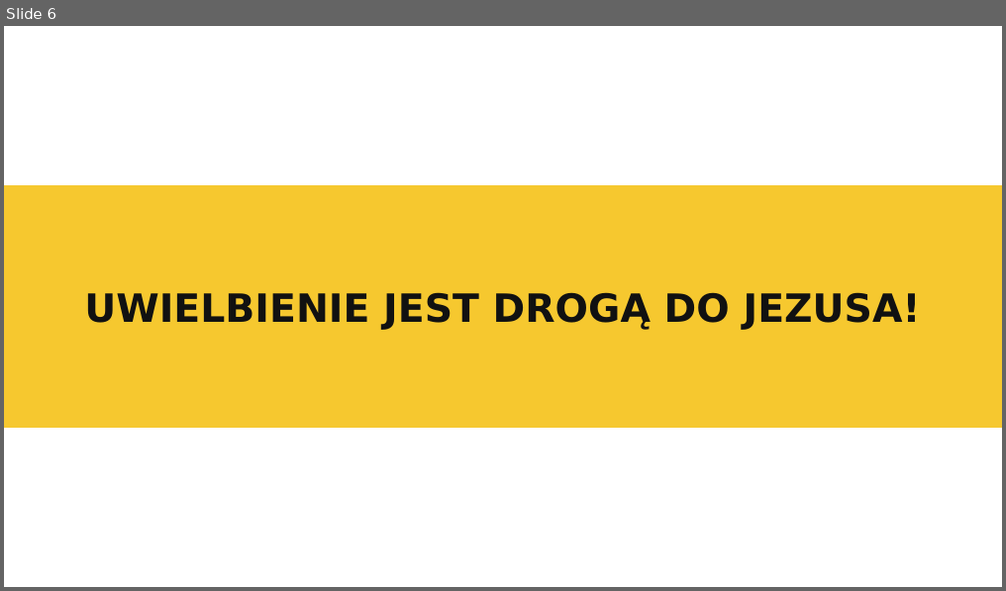
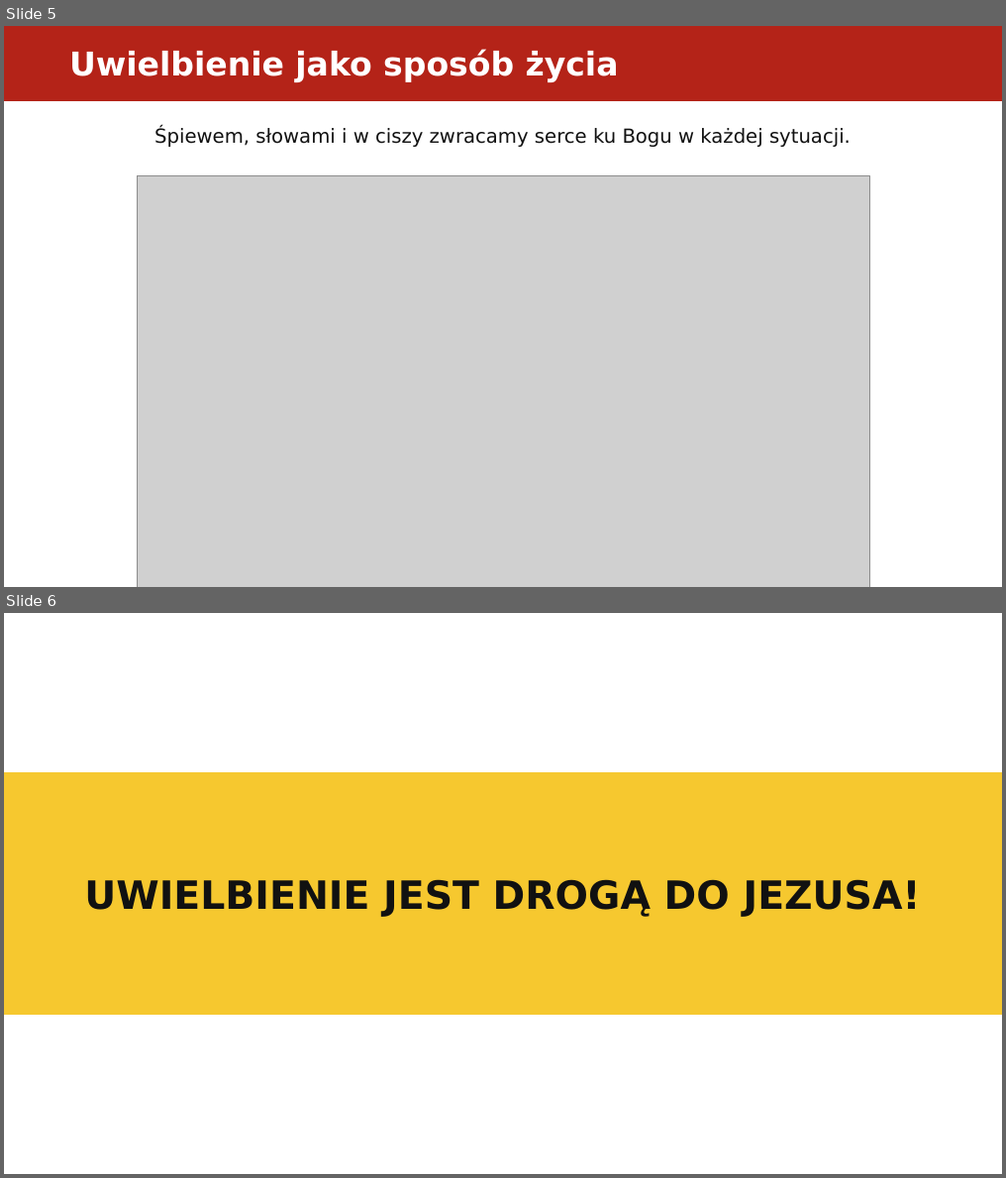
Before and after one commit to folkien/teachings, a slide deck: issue_kurs_kamch_lubecko/4.uwielbienie/dyrektorium_2017_uwielbienie_prezentacja.pptx. Shown one above the other, each under a label of ours: slide 6 before the commit, slides 5 and 6 after it. The pictures are 1006x591 and 1006x1178 pixels, drawn with LibreOffice and Linux fonts; fonts in the diff are those of the drawing; grey boxes stand for pictures. Boxes give left, top, right and bottom in pixels: in the first picture for what was removed or moved away, otherwise in the second. Text is boxed around its words. In the diff, an @@ line names an element or a change of style, - is before the commit and + after.

```diff
--- a/issue_kurs_kamch_lubecko/4.uwielbienie/dyrektorium_2017_uwielbienie_prezentacja.pptx
+++ b/issue_kurs_kamch_lubecko/4.uwielbienie/dyrektorium_2017_uwielbienie_prezentacja.pptx
@@ slide 5 added at [4,26,1002,587], background #FFFFFF @@
@@ rectangle added at [4,26,1002,101], fill #B42318, outline #B42318 0 pt @@
@@ text added at [69,49,619,82], 31.5 pt, text #FFFFFF, bold @@
+Uwielbienie jako sposób życia
@@ text added at [154,127,850,147], 18.8 pt, text #111111 @@
+Śpiewem, słowami i w ciszy zwracamy serce ku Bogu w każdej sytuacji.
@@ picture added at [138,175,869,587] @@
```
Also in this commit, not shown: 1 slide removed, 13 other files.
